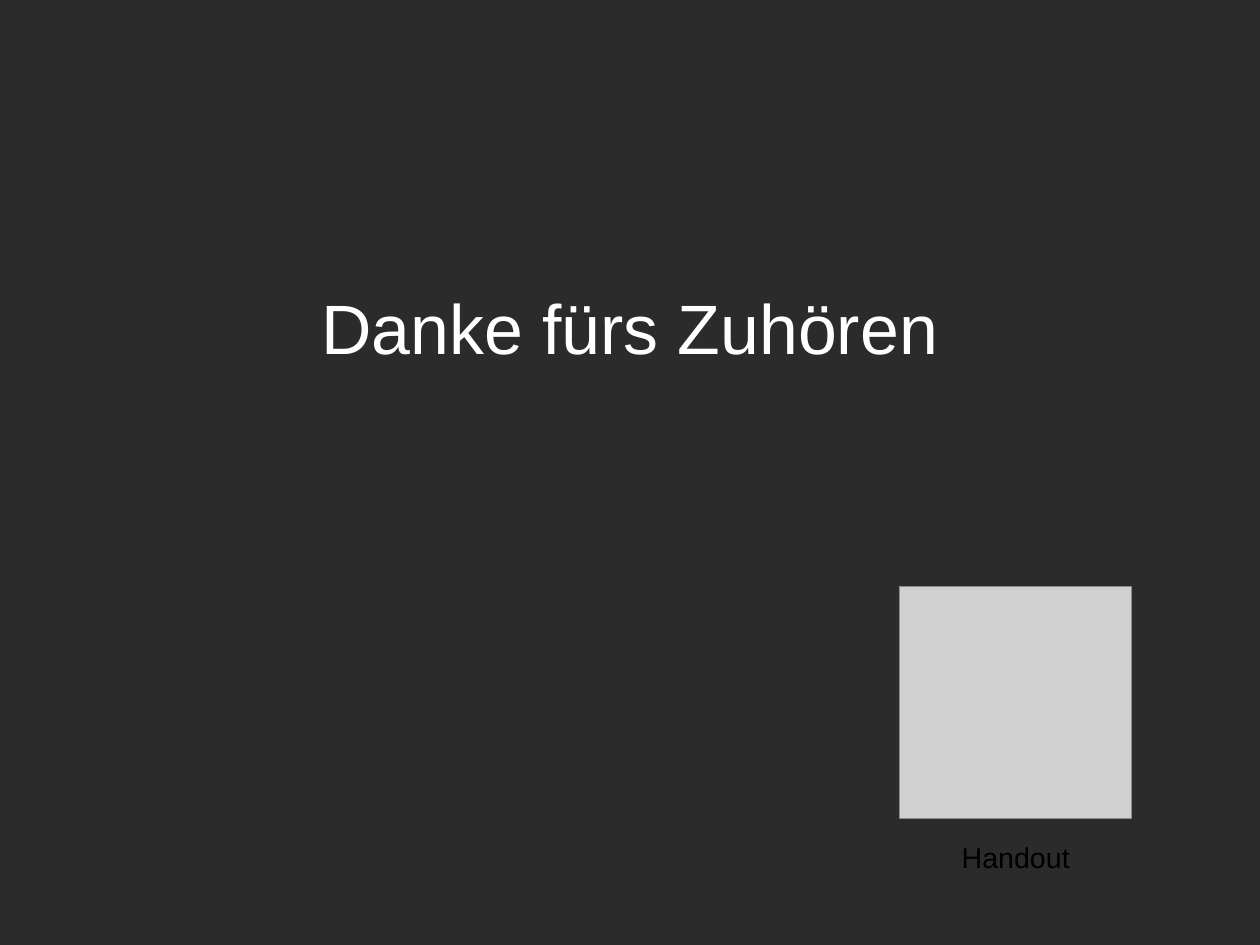
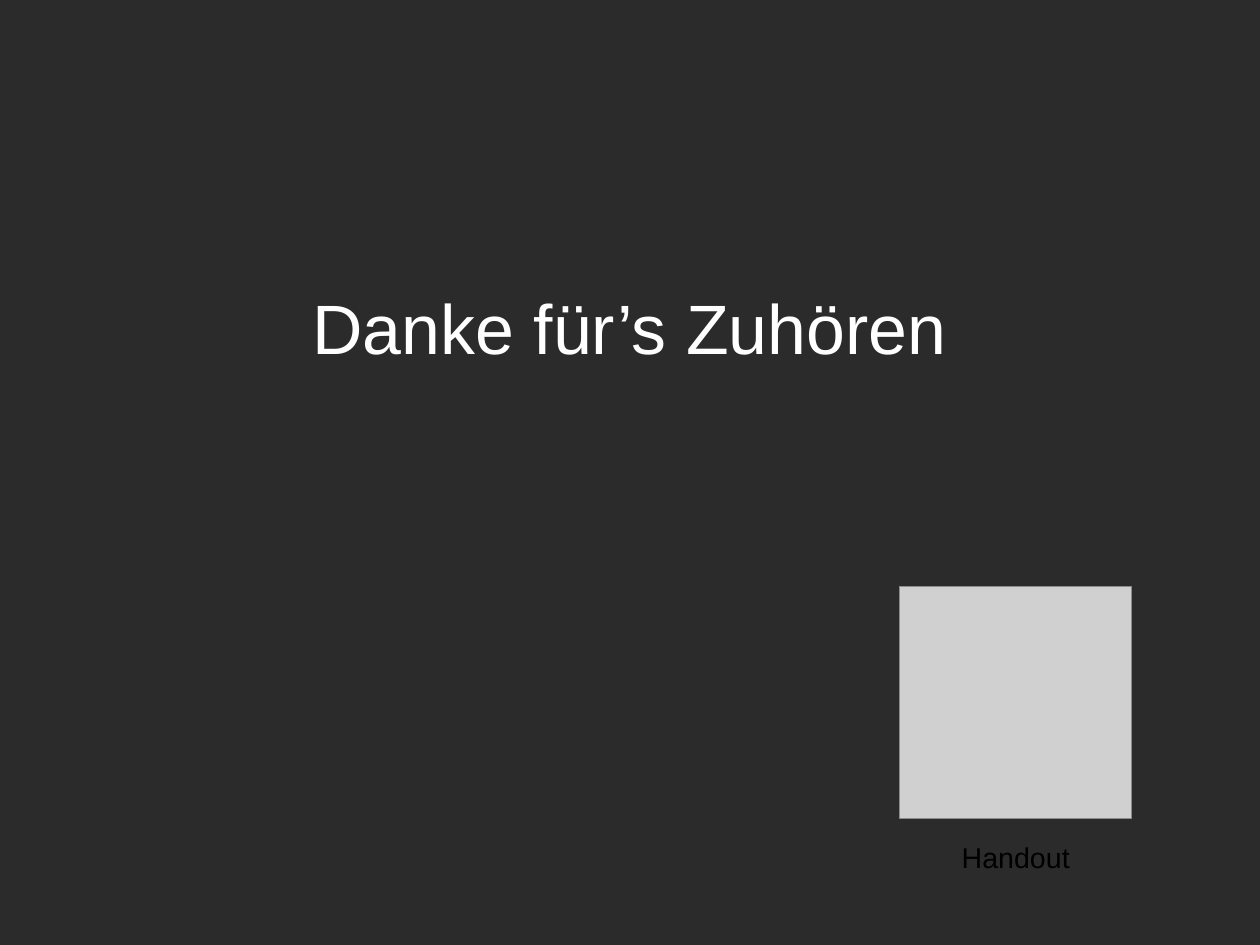
Before and after one commit to olikam0712/IMP_Sortieralgorithmus, a slide deck: slide 7 of Prv/Presentation.odp. Drawn at 1260x945 pixels with LibreOffice and Linux fonts; fonts in the diff are those of the drawing; grey boxes stand for pictures; background and template pictures are left out; a plain dark background stands for a picture behind light text. Boxes give left, top, right and bottom in pixels: in the first picture for what was removed or moved away, otherwise in the second. Text is boxed around its words. In the diff, an @@ line names an element or a change of style, - is before the commit and + after.

```diff
--- a/Prv/Presentation.odp
+++ b/Prv/Presentation.odp
@@ title at [313,303,946,355]: text changed @@
-Danke fürs Zuhören
+Danke für’s Zuhören
```
Also in this commit, not shown: 1 other file.
